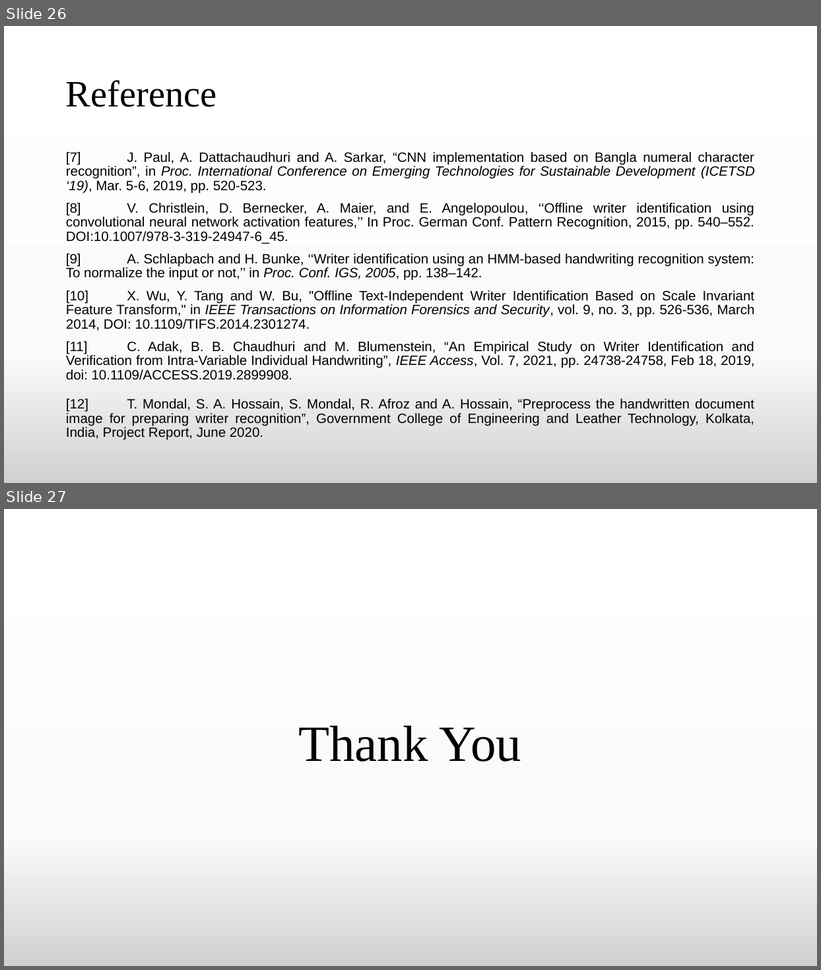
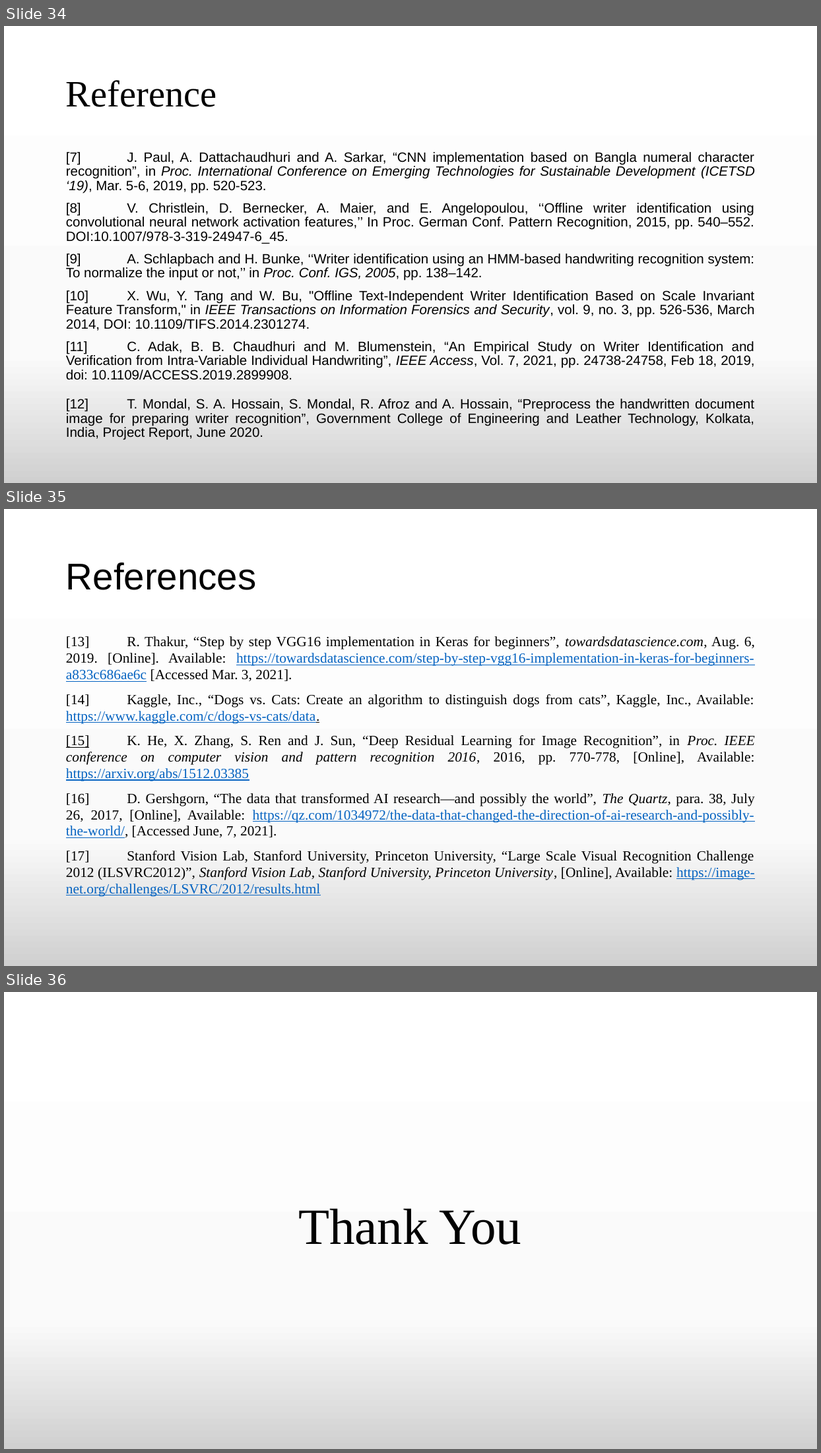
Before and after one commit to TheAnonymousMan/local-language-recognition-gcelt-class-2021, a slide deck: Documentation/4th Year Project Presentation.pptx. Shown one above the other, each under a label of ours: slides 26 and 27 before the commit, slides 34, 35 and 36 after it. The pictures are 821x970 and 821x1453 pixels, drawn with LibreOffice and Linux fonts; fonts in the diff are those of the drawing. Boxes give left, top, right and bottom in pixels: in the first picture for what was removed or moved away, otherwise in the second. Text is boxed around its words. In the diff, an @@ line names an element or a change of style, - is before the commit and + after.

```diff
--- a/Documentation/4th Year Project Presentation.pptx
+++ b/Documentation/4th Year Project Presentation.pptx
@@ slide 35 added at <box>4,509,817,966</box>, background gradient #FFFFFF to #FBFBFB to #D1D1D1 @@
@@ title added at <box>66,562,257,590</box>, 44 pt, text #000000 @@
+References
@@ text added at <box>66,636,755,897</box>, 16.6 pt, text #000000 @@
+[13] R. Thakur, “Step by step VGG16 implementation in Keras for beginners”, towardsdatascience.com, Aug. 6, 2019. [Online]. Available: https://towardsdatascience.com/step-by-step-vgg16-implementation-in-keras-for-beginners-a833c686ae6c [Accessed Mar. 3, 2021].
+[14] Kaggle, Inc., “Dogs vs. Cats: Create an algorithm to distinguish dogs from cats”, Kaggle, Inc., Available: https://www.kaggle.com/c/dogs-vs-cats/data.
+[15] K. He, X. Zhang, S. Ren and J. Sun, “Deep Residual Learning for Image Recognition”, in Proc. IEEE conference on computer vision and pattern recognition 2016, 2016, pp. 770-778, [Online], Available: https://arxiv.org/abs/1512.03385
+[16] D. Gershgorn, “The data that transformed AI research—and possibly the world”, The Quartz, para. 38, July 26, 2017, [Online], Available: https://qz.com/1034972/the-data-that-changed-the-direction-of-ai-research-and-possibly-the-world/, [Accessed June, 7, 2021].
+[17] Stanford Vision Lab, Stanford University, Princeton University, “Large Scale Visual Recognition Challenge 2012 (ILSVRC2012)”, Stanford Vision Lab, Stanford University, Princeton University, [Online], Available: https://image-net.org/challenges/LSVRC/2012/results.html
@@ what was slide 26 is now slide 34 @@
@@ what was slide 27 is now slide 36 @@
```
Also in this commit, not shown: 5 slides changed, 8 other slides added, 3 other files.
